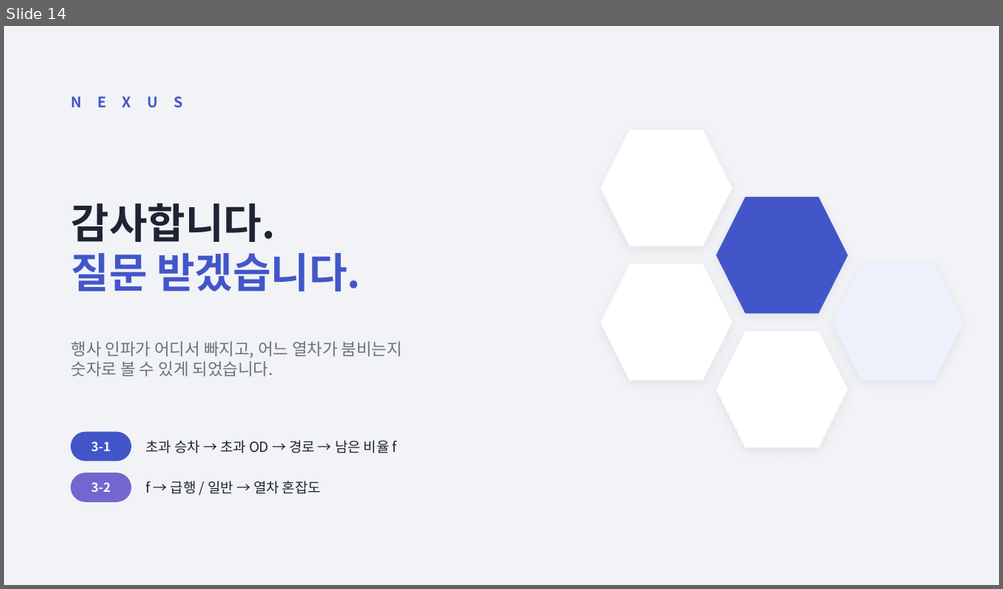
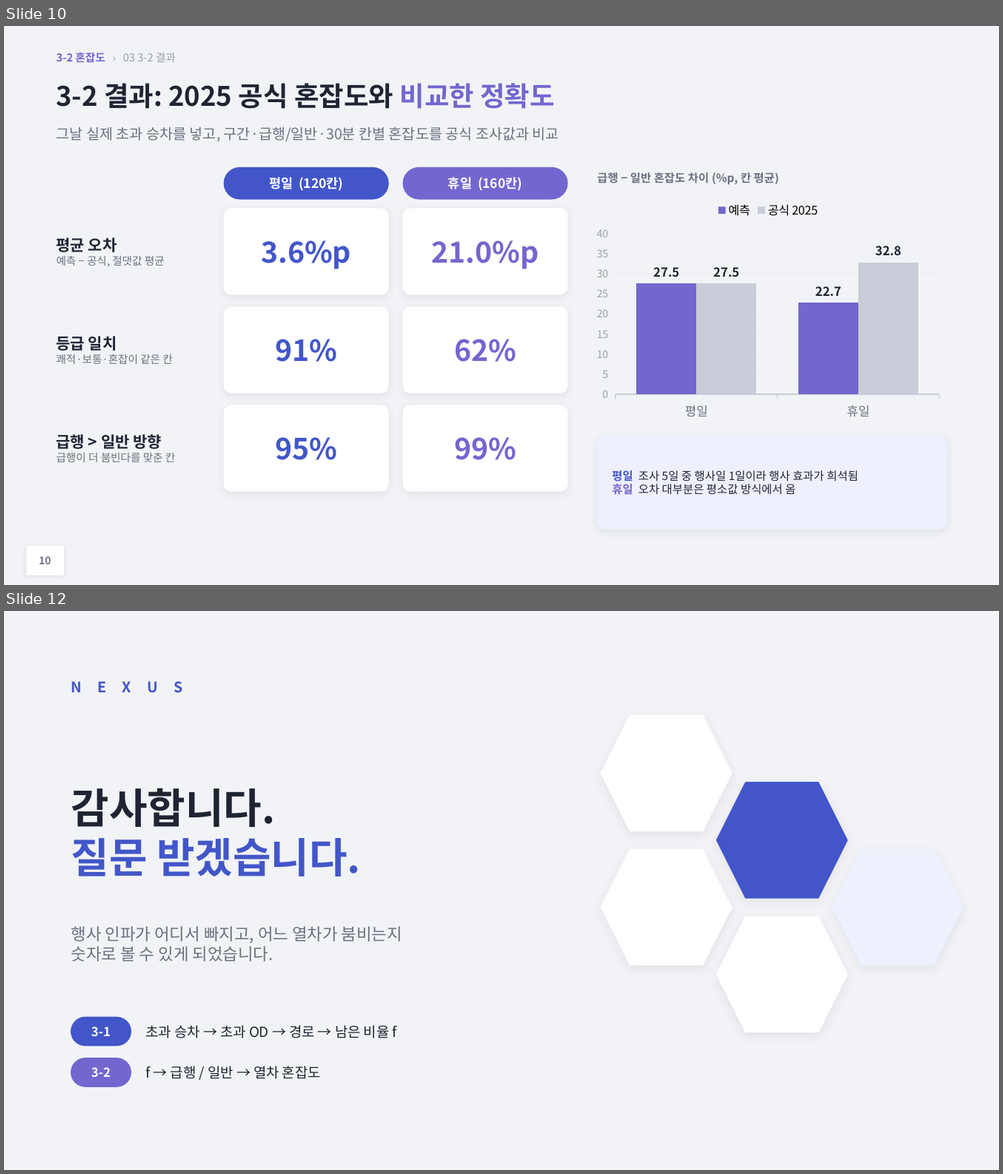
Before and after one commit to HUFS-DAT/dat-datasets, a slide deck: submissions/8기/넥서스_NEXUS/NEXUS_Phase3.pptx. Shown one above the other, each under a label of ours: slide 14 before the commit, slides 10 and 12 after it; the slides between them are not shown. The pictures are 1003x589 and 1003x1174 pixels, drawn with LibreOffice and Linux fonts; fonts in the diff are those of the drawing. Boxes give left, top, right and bottom in pixels: in the first picture for what was removed or moved away, otherwise in the second. Text is boxed around its words. In the diff, an @@ line names an element or a change of style, - is before the commit and + after.

```diff
--- a/submissions/8기/넥서스_NEXUS/NEXUS_Phase3.pptx
+++ b/submissions/8기/넥서스_NEXUS/NEXUS_Phase3.pptx
@@ slide 10 added at [4,26,999,585], background #F2F3F6 @@
@@ text added at [57,52,176,62], 10.5 pt, text #9AA0AC @@
+3-2 혼잡도 › 03 3-2 결과
@@ text added at [57,83,554,109], 26 pt, text #1F2433, bold @@
+3-2 결과: 2025 공식 혼잡도와 비교한 정확도
@@ text added at [57,127,559,142], 14 pt, text #6B7180 @@
+그날 실제 초과 승차를 넣고, 구간·급행/일반·30분 칸별 혼잡도를 공식 조사값과 비교
@@ rounded rectangle added at [224,168,388,199], fill #4256C9, outline #4256C9 1 pt @@
@@ text added at [269,177,343,191], 12.5 pt, text #FFFFFF, bold @@
+평일 (120칸)
@@ rounded rectangle added at [403,168,567,199], fill #7466CF, outline #7466CF 1 pt @@
@@ text added at [448,177,522,191], 12.5 pt, text #FFFFFF, bold @@
+휴일 (160칸)
@@ text added at [597,173,779,184], 11 pt, text #6B7180, bold @@
+급행 − 일반 혼잡도 차이 (%p, 칸 평균)
@@ column chart added at [589,194,946,425] @@
+categories: 평일, 휴일
+예측: 27.5, 22.7
+공식 2025: 27.5, 32.8
@@ rounded rectangle added at [224,209,388,295], fill #FFFFFF, outline #FFFFFF 1 pt @@
@@ rounded rectangle added at [403,209,567,295], fill #FFFFFF, outline #FFFFFF 1 pt @@
@@ text added at [57,238,165,267], 10.5 pt, text #6B7180 @@
+평균 오차
+예측 − 공식, 절댓값 평균
@@ text added at [261,241,351,269], 28 pt, text #4256C9, bold @@
+3.6%p
@@ text added at [432,241,539,269], 28 pt, text #7466CF, bold @@
+21.0%p
@@ rounded rectangle added at [224,307,388,393], fill #FFFFFF, outline #FFFFFF 1 pt @@
@@ rounded rectangle added at [403,307,567,393], fill #FFFFFF, outline #FFFFFF 1 pt @@
@@ text added at [57,336,173,364], 10.5 pt, text #6B7180 @@
+등급 일치
+쾌적·보통·혼잡이 같은 칸
@@ text added at [275,339,337,362], 28 pt, text #4256C9, bold @@
+91%
@@ text added at [454,339,516,362], 28 pt, text #7466CF, bold @@
+62%
@@ rounded rectangle added at [224,406,388,491], fill #FFFFFF, outline #FFFFFF 1 pt @@
@@ rounded rectangle added at [403,406,567,491], fill #FFFFFF, outline #FFFFFF 1 pt @@
@@ text added at [57,434,176,463], 10.5 pt, text #6B7180 @@
+급행 > 일반 방향
+급행이 더 붐빈다를 맞춘 칸
@@ text added at [275,437,337,460], 28 pt, text #4256C9, bold @@
+95%
@@ text added at [454,437,516,460], 28 pt, text #7466CF, bold @@
+99%
@@ rounded rectangle added at [597,437,946,530], fill #EEF0FC, outline #EEF0FC 1 pt @@
@@ text added at [612,471,858,495], 11 pt, text #1F2433 @@
+평일 조사 5일 중 행사일 1일이라 행사 효과가 희석됨
+휴일 오차 대부분은 평소값 방식에서 옴
@@ rectangle added at [26,547,64,575], fill #FFFFFF, outline #FFFFFF 1 pt @@
@@ text added at [39,557,51,565], 10 pt, text #6B7180, bold @@
+10
@@ what was slide 14 is now slide 12 @@
```
Also in this commit, not shown: 6 slides changed, 3 slides removed.
